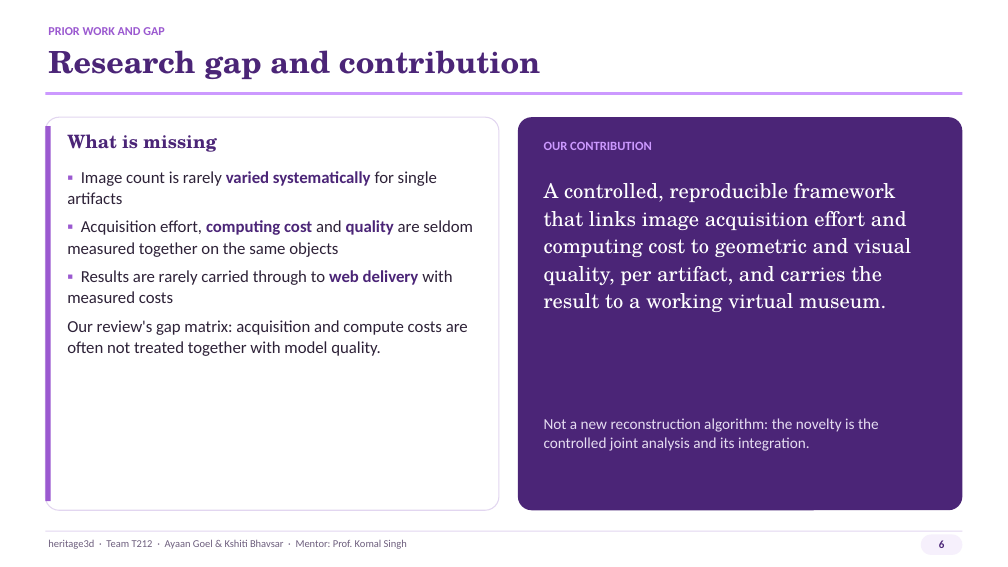
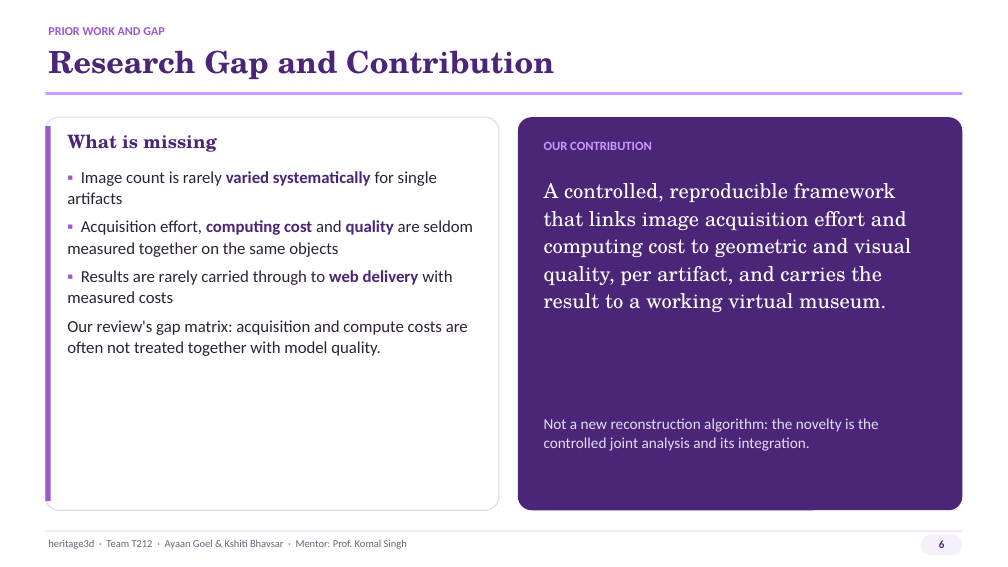
Before and after one commit to ayaan-goel/heritage3d, a slide deck: slide 6 of Deliverables/Presentation/heritage3d_Presentation_v2.pptx. Drawn at 1008x567 pixels with LibreOffice and Linux fonts; fonts in the diff are those of the drawing. Boxes give left, top, right and bottom in pixels: in the first picture for what was removed or moved away, otherwise in the second. Text is boxed around its words. In the diff, an @@ line names an element or a change of style, - is before the commit and + after.

```diff
--- a/Deliverables/Presentation/heritage3d_Presentation_v2.pptx
+++ b/Deliverables/Presentation/heritage3d_Presentation_v2.pptx
@@ text at (48, 50, 554, 79): text changed @@
-Research gap and contribution
+Research Gap and Contribution
```
Also in this commit, not shown: 15 other slides changed, 1 other file.
